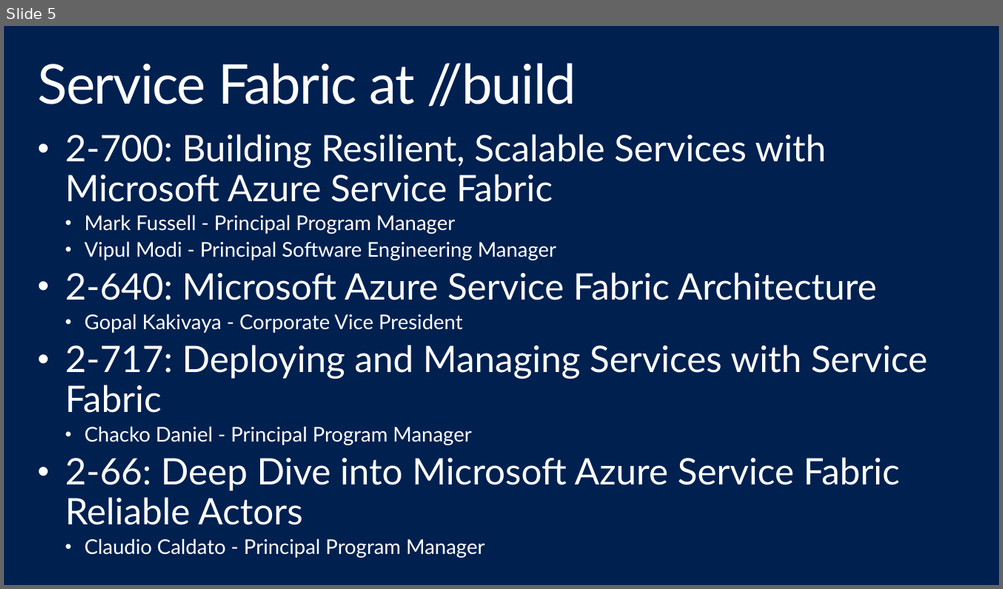
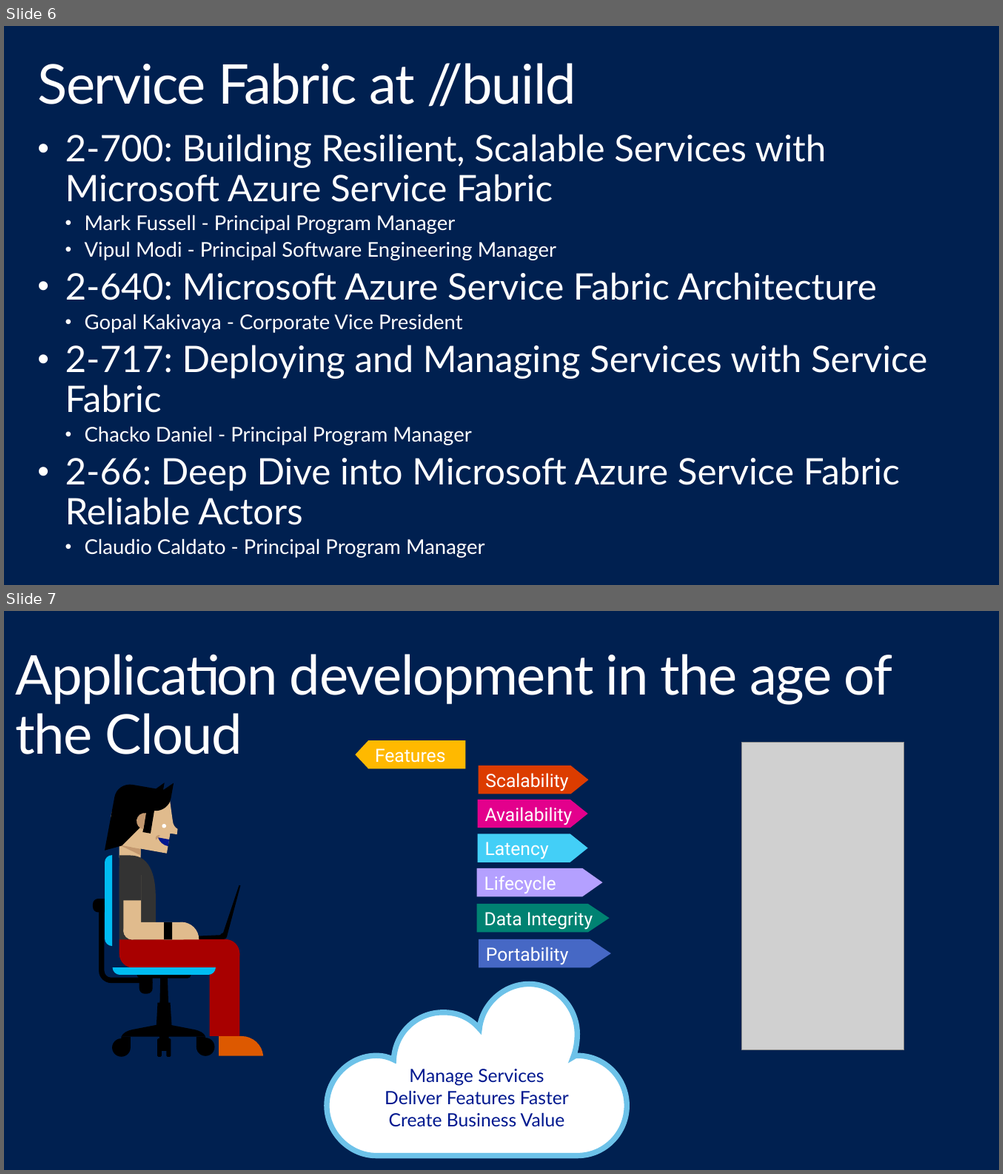
Before and after one commit to shawnweisfeld/20150514_ServiceFabric, a slide deck: Service Fabric.pptx. Shown one above the other, each under a label of ours: slide 5 before the commit, slides 6 and 7 after it. The pictures are 1003x589 and 1003x1174 pixels, drawn with LibreOffice and Linux fonts; fonts in the diff are those of the drawing; grey boxes stand for pictures; background and template pictures are left out. Boxes give left, top, right and bottom in pixels: in the first picture for what was removed or moved away, otherwise in the second. Text is boxed around its words. In the diff, an @@ line names an element or a change of style, - is before the commit and + after.

```diff
--- a/Service Fabric.pptx
+++ b/Service Fabric.pptx
@@ slide 7 added at <box>4,611,999,1170</box>, background #002050 @@
@@ title added at <box>16,654,892,755</box>, 54 pt, text #FFFFFF @@
+Application development in the age of the Cloud
@@ freeform shape added at <box>355,741,466,769</box>, fill #FFB900, 18 pt, text #FFFFFF @@
+Features
@@ rectangle added at <box>467,740,474,1056</box>, fill #002050 @@
@@ picture added at <box>742,742,905,1050</box> @@
@@ freeform shape added at <box>478,766,589,794</box>, fill #DC3C00, 18 pt, text #FFFFFF @@
+Scalability
@@ freeform shape added at <box>477,800,588,829</box>, fill #E3008C, 18 pt, text #FFFFFF @@
+Availability
@@ freeform shape added at <box>477,834,588,863</box>, fill #43CFF7, 18 pt, text #FFFFFF @@
+Latency
@@ group added at <box>93,783,264,1057</box>: 25 freeform shapes, 7 rectangles, 4 ellipses @@
@@ freeform shape added at <box>476,869,602,897</box>, fill #B4A0FF, 18 pt, text #FFFFFF @@
+Lifecycle
@@ freeform shape added at <box>476,904,609,933</box>, fill #008272, 18 pt, text #FFFFFF @@
+Data Integrity
@@ freeform shape added at <box>478,940,611,968</box>, fill #4668C5, 18 pt, text #FFFFFF @@
+Portability
@@ freeform shape added at <box>327,984,626,1156</box>, fill #FFFFFF, outline #6DC2E9 5.38 pt, 18 pt, text #00188F @@
+Manage Services
+Deliver Features Faster
+Create Business Value
@@ what was slide 5 is now slide 6 @@
```
Also in this commit, not shown: 2 slides changed, 44 other slides added, 1 slide removed.
